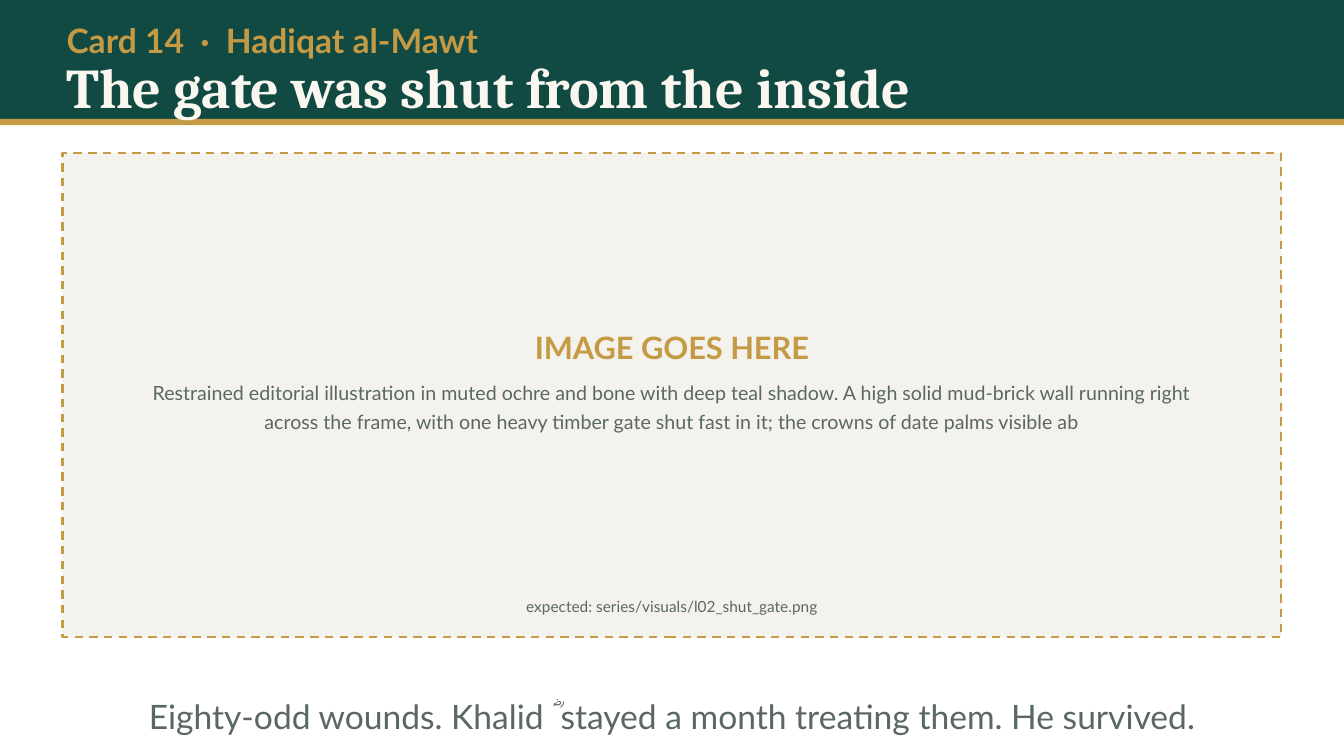
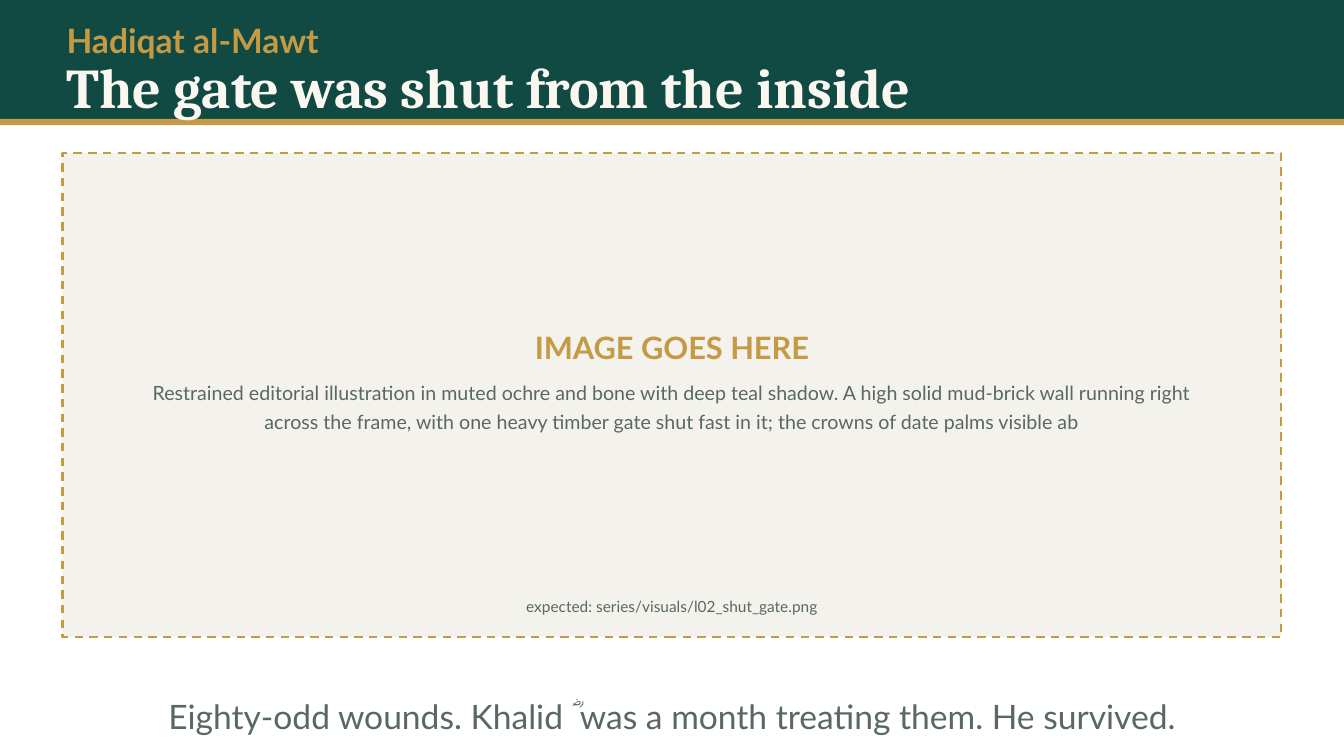
Before and after one commit to daniyalyasin93/2026SeptemberIslamicHistoryClass, a slide deck: slide 47 of L02_baarah_saal/L02.pptx (slide 27 before the commit). Drawn at 1344x756 pixels with LibreOffice and Linux fonts; fonts in the diff are those of the drawing. Boxes give left, top, right and bottom in pixels: in the first picture for what was removed or moved away, otherwise in the second. Text is boxed around its words. In the diff, an @@ line names an element or a change of style, - is before the commit and + after.

```diff
--- a/L02_baarah_saal/L02.pptx
+++ b/L02_baarah_saal/L02.pptx
@@ text at (67,28,319,59): text changed @@
-Card 14 · Hadiqat al-Mawt
+Hadiqat al-Mawt
@@ text at (168,701,1175,735): text changed @@
-Eighty-odd wounds. Khalid ؓ stayed a month treating them. He survived.
+Eighty-odd wounds. Khalid ؓ was a month treating them. He survived.
```
Also in this commit, not shown: 44 other slides changed, 37 slides added, 17 other files.
